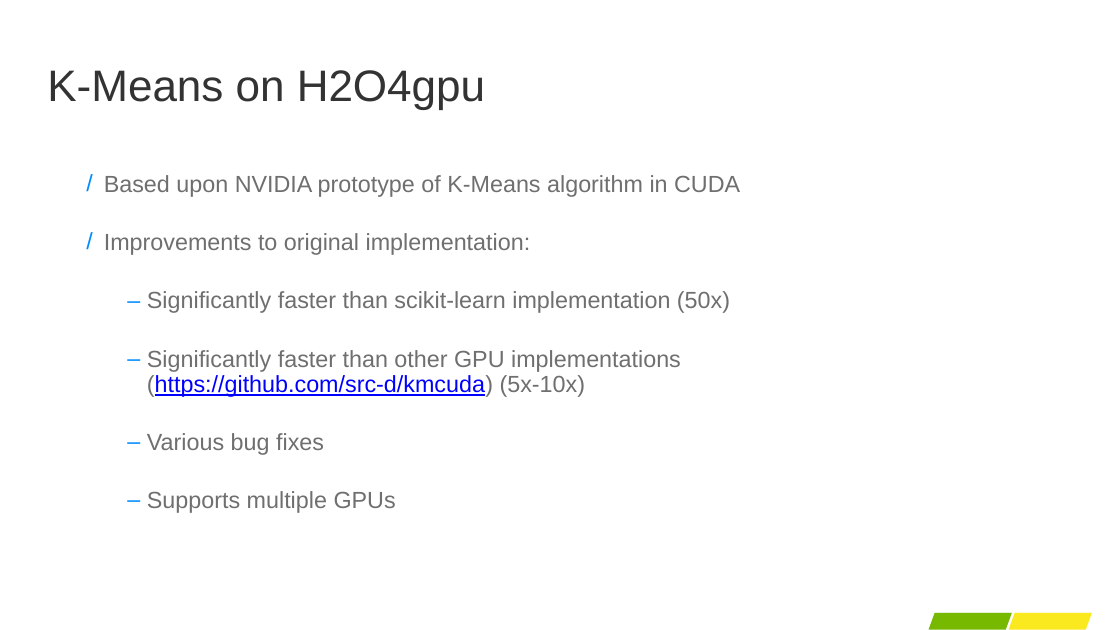
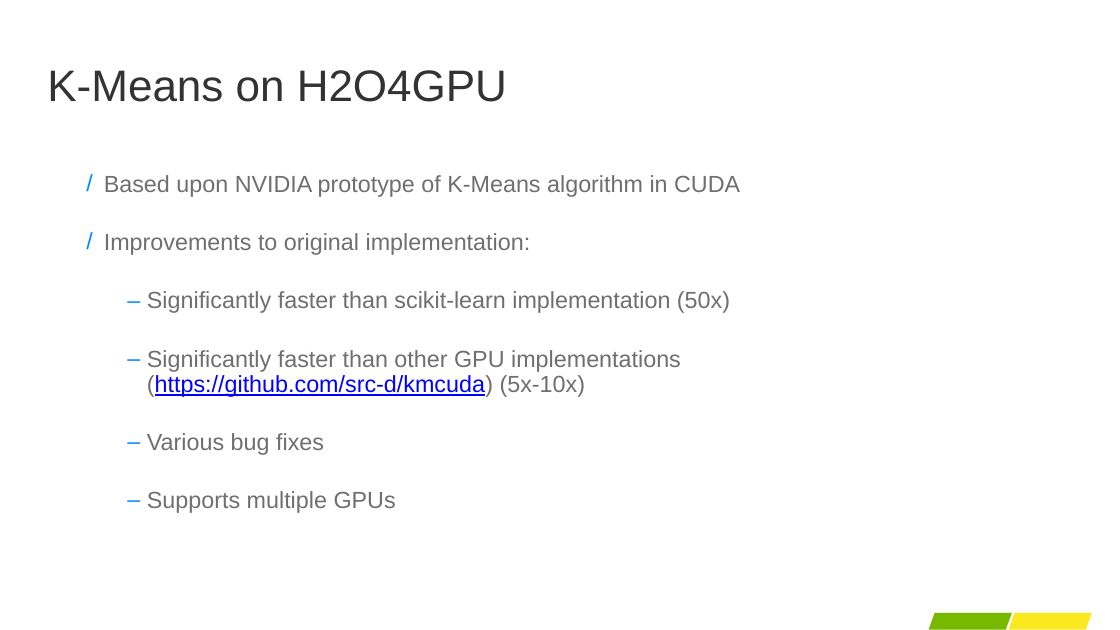
Before and after one commit to h2oai/h2o4gpu, a slide deck: slide 7 of presentations/benchmarks.pptx (slide 8 before the commit). Drawn at 1120x630 pixels with LibreOffice and Linux fonts; fonts in the diff are those of the drawing; background and template pictures are left out. Boxes give left, top, right and bottom in pixels: in the first picture for what was removed or moved away, otherwise in the second. Text is boxed around its words. In the diff, an @@ line names an element or a change of style, - is before the commit and + after.

```diff
--- a/presentations/benchmarks.pptx
+++ b/presentations/benchmarks.pptx
@@ title at (x1=47, y1=70, x2=507, y2=102): text changed @@
-K-Means on H2O4gpu
+K-Means on H2O4GPU
```
Also in this commit, not shown: 4 other slides changed, 1 slide removed, 1 other file.
